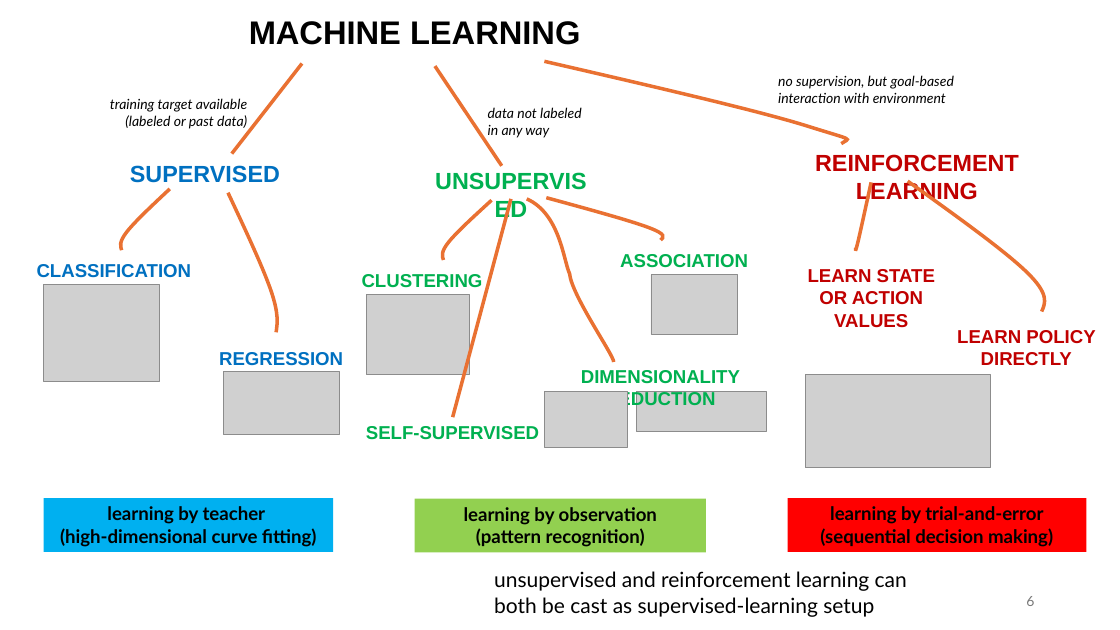
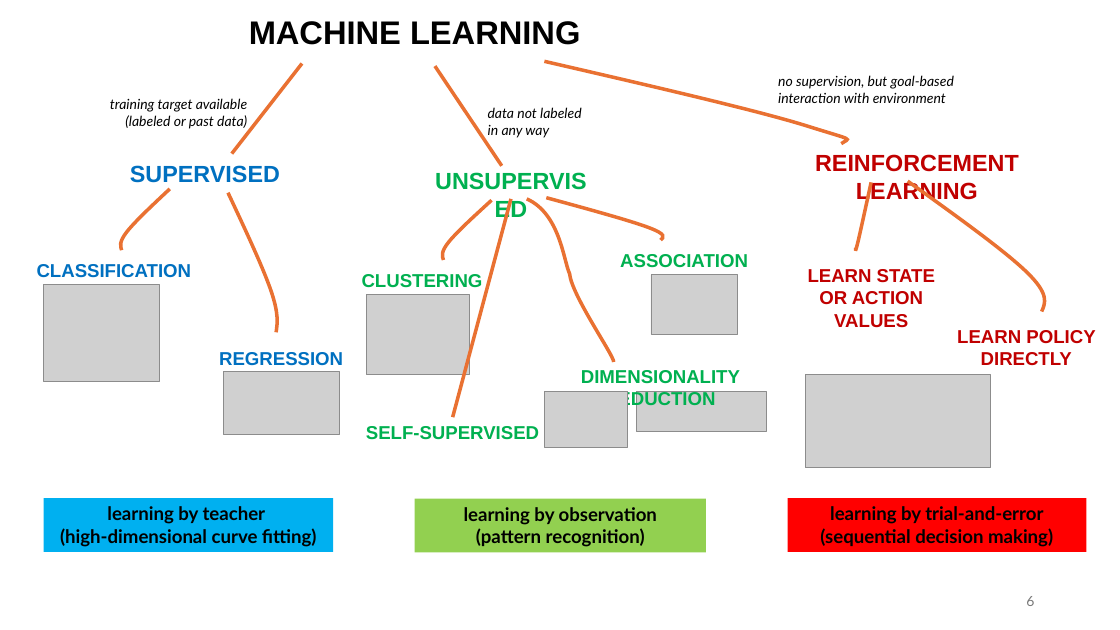
Before and after one commit to FelixWick/AI_fundamentals, a slide deck: slide 6 of slides/0_introduction.pptx. Drawn at 1120x630 pixels with LibreOffice and Linux fonts; fonts in the diff are those of the drawing; grey boxes stand for pictures. Boxes give left, top, right and bottom in pixels: in the first picture for what was removed or moved away, otherwise in the second. Text is boxed around its words. In the diff, an @@ line names an element or a change of style, - is before the commit and + after.

```diff
--- a/slides/0_introduction.pptx
+++ b/slides/0_introduction.pptx
@@ text removed at [494,571,907,617] @@
-unsupervised and reinforcement learning can both be cast as supervised-learning setup
```
Also in this commit, not shown: 1 other slide changed, 5 other files.
